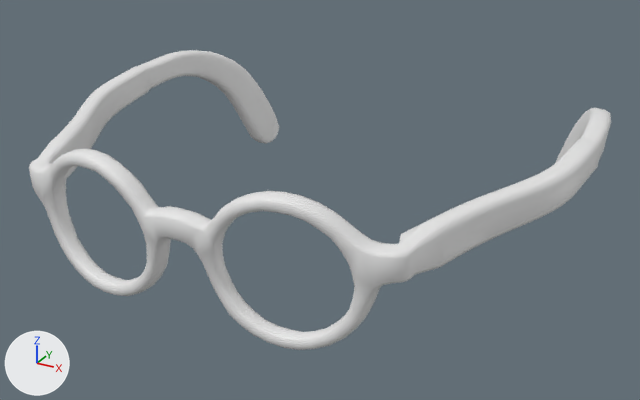
Before and after pictures for a commit that changed the glTF model assets/characters/parts/glasses_round.glb.
Before and after are seen from a camera (50 mm lens) standing at (0.63, -1.226, 2.15) and looking at (0.014, -0.106, 1.59). The axes (+X, +Y, +Z) are drawn at lower left. The lights are the same throughout. The picture after the commit comes second. Vertices at exactly the same position are counted once.

Names of what the first picture shows: 'frames'.
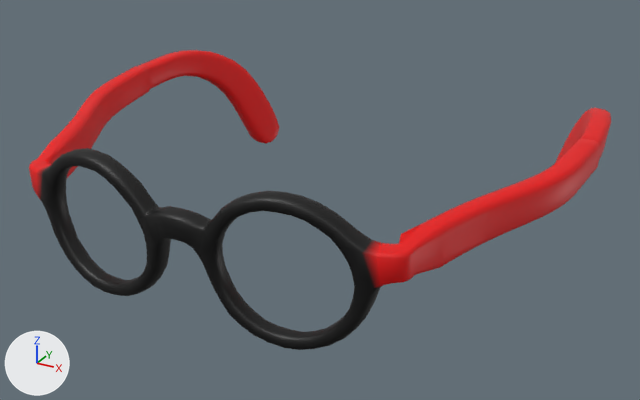
Commit message: Glasses temple cut follows the owner's Blender seams

Edits to the bpy script that builds the scene:
```text
Change mat_frames:
    add n2 = _N.new('ShaderNodeMix'); n2.name = 'Mix'
    add n2.data_type = 'RGBA'
    add n2.blend_type = 'MULTIPLY'
    add n2.inputs[0].default_value = 1.0  # 'Factor'
    add n2.inputs[7].default_value = (0.8, 0.8, 0.8, 1.0)  # 'B', white #e7e7e7
    add n3 = _N.new('ShaderNodeVertexColor'); n3.name = 'Color Attribute'
    where n0 = _N.new('ShaderNodeBsdfPrincipled'); n0.name = 'Principled BSDF'
    add _L.new(n2.outputs[2], n0.inputs[0])  # 'Result' to 'Base Color'
    add _L.new(n3.outputs[0], n2.inputs[6])  # 'Color' to 'A'
Change me_frames:
    where me_frames.from_pydata(...)  # 2399 vertices, 4802 faces; spans x -0.413..0.413, y -0.456..0.272, z 1.519..1.749
    used by ob_frames; location = (0.0, 0.0, 0.0)
    me_frames part 1: vertex colours changed
```

Pixel boxes (x1, y1, x2, y2) of what changed, in the pictures (640 x 400 px):
'frames', recoloured (darker): (29, 50, 611, 350) in both
